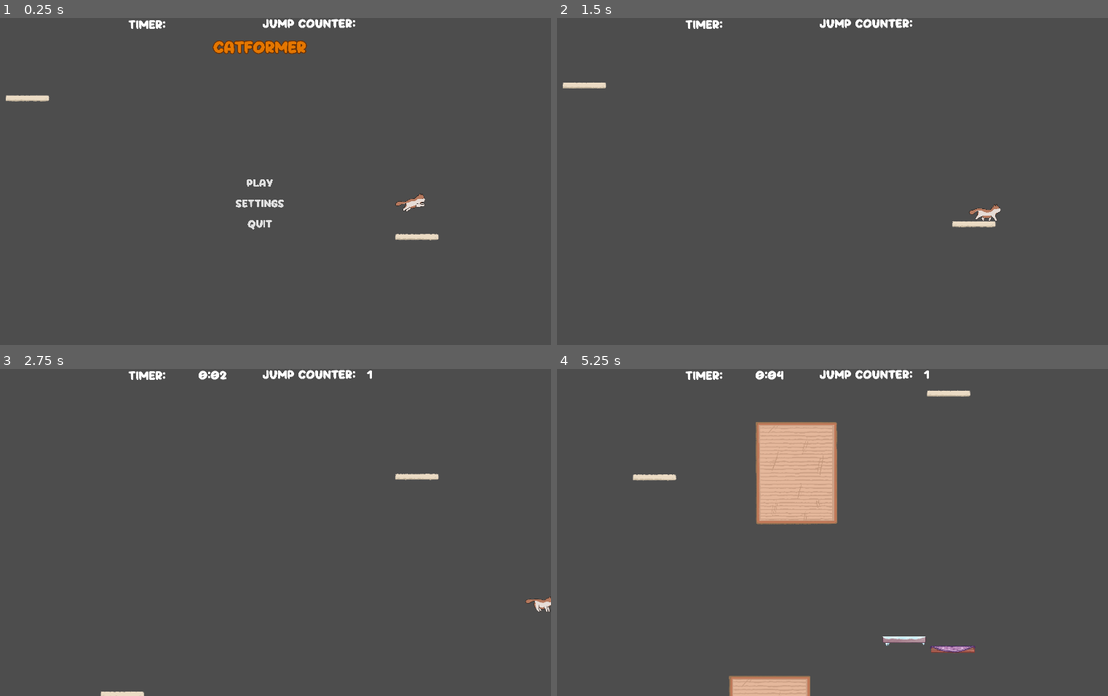
Above: before the commit, frames 1-4 (two rows, left to right).
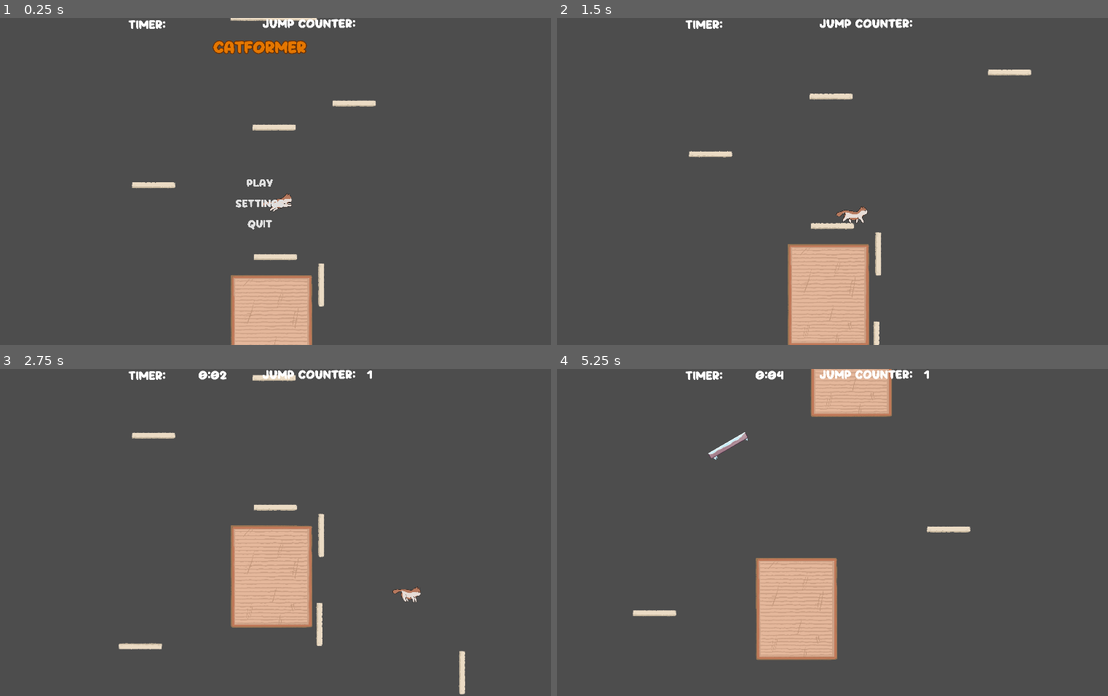
Above: after the commit, the same moments.

Repository: speedacm/Game-Dev-Catformer
Game: Godot game, scene res://Scenes/main.tscn
Same seed, same stepped clock (60 frames per second), same inputs: the game is played once before the commit and once after it.
Inputs (mouse positions are in pixels of both pictures, inside the frame that each line leads up to):
- Up to frame 1 (0.25 s): no input
- Up to frame 2 (1.5 s): click "Play" at 0.5 s; move the mouse to (942, 165) at 1.27 s; hold D (right) from 1.28 s (still down); tap C (c) at 1.35 s; click (942, 165) at 1.42 s
- Up to frame 3 (2.75 s): release D (right) at 2 s; drag from (143, 548) to (231, 597) at 2.02 s
- Up to frame 4 (5.25 s): move the mouse to (876, 460) at 2.77 s; hold A (left) 2.78-3.5 s; tap C (c) at 2.85, 4.55 s; drag from (788, 597) to (639, 483) at 3.52 s; move the mouse to (992, 581) at 4.27 s; hold D (right) 4.28-5 s; tap Space (space) at 4.35 s; drag from (639, 483) to (727, 450) at 5.02 s

The runs differ from the first frame. In frame 1, 4.5% of the frame differs, in the area x 1-80%, y 0-100%; in frame 2, 5.9%; in frame 3, 6.1%; in frame 4, 13%, in the area x 13-76%, y 0-100%.

Commit message:
Revert "Level design (#38)"
This reverts commit fcaba3e7318f09a69b7cf3a586d08bdc21594704.

Diff:
--- a/Scenes/Cat.tscn
+++ b/Scenes/Cat.tscn
@@ -16,8 +16,7 @@
 vel_multiplier = 2.0
 
 [node name="player" parent="." instance=ExtResource("3_ve8hx")]
-position = Vector2(877, -23097)
-
+position = Vector2(0, -18500)
 
 [node name="Trajectory" parent="." instance=ExtResource("4_0du1n")]
 points = PackedVector2Array(-31, -16033)
--- a/Scenes/level_2.tscn
+++ b/Scenes/level_2.tscn
@@ -30,10 +30,6 @@
 [node name="Node2D" parent="." instance=ExtResource("4_6ki0e")]
 position = Vector2(1213, -8516)
 
-[node name="platform17" parent="." instance=ExtResource("1_2uu0x")]
-position = Vector2(1781, -1808)
-rotation = -1.5708
-
 [node name="platform4" parent="." instance=ExtResource("1_2uu0x")]
 position = Vector2(1659, -1642)
 
@@ -41,7 +37,7 @@
 position = Vector2(-962, -1636)
 
 [node name="lowfricplat" parent="." instance=ExtResource("2_qhm5k")]
-position = Vector2(-448, -2703)
+position = Vector2(-444, -2789)
 
 [node name="platform6" parent="." instance=ExtResource("1_2uu0x")]
 position = Vector2(-1316, -2426)
@@ -60,6 +56,7 @@
 
 [node name="lowfricplat3" parent="." instance=ExtResource("2_qhm5k")]
 position = Vector2(-714, -5945)
+rotation = -0.525967
 
 [node name="Scratch Pad4" parent="." instance=ExtResource("3_e1lhf")]
 position = Vector2(101, -6470)
@@ -101,6 +98,3 @@
 
 [node name="platform16" parent="." instance=ExtResource("1_2uu0x")]
 position = Vector2(-828, -9920)
-
-[node name="platform18" parent="." instance=ExtResource("1_2uu0x")]
-position = Vector2(-1259, -9683)
--- a/Scenes/level_3.tscn
+++ b/Scenes/level_3.tscn
@@ -1,10 +1,7 @@
-[gd_scene load_steps=5 format=3 uid="uid://cs02sbkdnpr5c"]
+[gd_scene load_steps=3 format=3 uid="uid://cs02sbkdnpr5c"]
 
 [ext_resource type="PackedScene" uid="uid://cxuchcpo4q2cs" path="res://Scenes/platform.tscn" id="1_e4frk"]
 [ext_resource type="PackedScene" uid="uid://cp13perh2nvvy" path="res://Scenes/movingPlatform.tscn" id="2_svbia"]
-[ext_resource type="PackedScene" uid="uid://cdqydwartk8a6" path="res://Scenes/highfric.tscn" id="3_wdpxp"]
-[ext_resource type="PackedScene" path="res://Scenes/jumpguide.tscn" id="4_7u5rx"]
-
 
 [node name="level_3" type="Node2D"]
 
@@ -15,8 +12,7 @@
 position = Vector2(414, 7)
 
 [node name="platform" parent="MovingPlatform2" index="0"]
-position = Vector2(884.32, 0)
-
+position = Vector2(1040.2, 0)
 
 [node name="platform2" parent="." instance=ExtResource("1_e4frk")]
 position = Vector2(0, -558)
@@ -26,116 +22,10 @@
 position = Vector2(-934, -589)
 
 [node name="platform" parent="MovingPlatform" index="0"]
-position = Vector2(884.32, 0)
-
+position = Vector2(1, 150)
 
 [node name="AnimationPlayer" parent="MovingPlatform/platform" index="2"]
 autoplay = "vert1"
 
-[node name="MovingPlatform3" parent="." instance=ExtResource("2_svbia")]
-position = Vector2(-1415, -2067)
-
-[node name="platform" parent="MovingPlatform3" index="0"]
-position = Vector2(884.32, 0)
-
-[node name="AnimationPlayer" parent="MovingPlatform3/platform" index="2"]
-autoplay = "vert2"
-
-[node name="platform4" parent="." instance=ExtResource("1_e4frk")]
-position = Vector2(-1001, -2270)
-
-[node name="MovingPlatform4" parent="." instance=ExtResource("2_svbia")]
-position = Vector2(-1001, -2716)
-
-[node name="platform" parent="MovingPlatform4" index="0"]
-position = Vector2(1279.22, 0)
-
-[node name="AnimationPlayer" parent="MovingPlatform4/platform" index="2"]
-autoplay = "hor3"
-
-[node name="MovingPlatform5" parent="." instance=ExtResource("2_svbia")]
-position = Vector2(1556, -3126)
-
-[node name="platform" parent="MovingPlatform5" index="0"]
-position = Vector2(520.6, 0)
-
-[node name="AnimationPlayer" parent="MovingPlatform5/platform" index="2"]
-autoplay = "vert3"
-
-[node name="MovingPlatform6" parent="." instance=ExtResource("2_svbia")]
-position = Vector2(250, -3946)
-
-[node name="platform" parent="MovingPlatform6" index="0"]
-position = Vector2(12, 166)
-
-[node name="AnimationPlayer" parent="MovingPlatform6/platform" index="2"]
-autoplay = "vert5"
-
-[node name="platform5" parent="." instance=ExtResource("1_e4frk")]
-position = Vector2(942, -3708)
-
-[node name="MovingPlatform7" parent="." instance=ExtResource("2_svbia")]
-position = Vector2(-509, -4538)
-
-[node name="platform" parent="MovingPlatform7" index="0"]
-position = Vector2(293, 372)
-
-[node name="AnimationPlayer" parent="MovingPlatform7/platform" index="2"]
-autoplay = "vert6"
-
-[node name="MovingPlatform8" parent="." instance=ExtResource("2_svbia")]
-position = Vector2(-1188, -4774)
-
-[node name="platform" parent="MovingPlatform8" index="0"]
-position = Vector2(1, 160.714)
-
-[node name="AnimationPlayer" parent="MovingPlatform8/platform" index="2"]
-autoplay = "vert5"
-
-[node name="platform6" parent="." instance=ExtResource("1_e4frk")]
-position = Vector2(-1627, -4624)
-
-[node name="MovingPlatform9" parent="." instance=ExtResource("2_svbia")]
-position = Vector2(-1633, -5526)
-
-[node name="platform" parent="MovingPlatform9" index="0"]
-position = Vector2(3000, 0)
-
-[node name="AnimationPlayer" parent="MovingPlatform9/platform" index="2"]
-autoplay = "hor4"
-
-[node name="highfricplat" parent="." instance=ExtResource("3_wdpxp")]
-position = Vector2(-1, -6005)
-
-[node name="MovingPlatform10" parent="." instance=ExtResource("2_svbia")]
-position = Vector2(1367, -6529)
-
-[node name="platform" parent="MovingPlatform10" index="0"]
-position = Vector2(-3000, 0)
-
-[node name="AnimationPlayer" parent="MovingPlatform10/platform" index="2"]
-autoplay = "hor5"
-
-[node name="Node2D" parent="." instance=ExtResource("4_7u5rx")]
-position = Vector2(-1635, -6529)
-
-[node name="MovingPlatform11" parent="." instance=ExtResource("2_svbia")]
-position = Vector2(-1633, -7100)
-
-[node name="platform" parent="MovingPlatform11" index="0"]
-position = Vector2(1, 0)
-
-[node name="AnimationPlayer" parent="MovingPlatform11/platform" index="2"]
-autoplay = "hor6"
-
 [editable path="MovingPlatform2"]
 [editable path="MovingPlatform"]
-[editable path="MovingPlatform3"]
-[editable path="MovingPlatform4"]
-[editable path="MovingPlatform5"]
-[editable path="MovingPlatform6"]
-[editable path="MovingPlatform7"]
-[editable path="MovingPlatform8"]
-[editable path="MovingPlatform9"]
-[editable path="MovingPlatform10"]
-[editable path="MovingPlatform11"]
--- a/Scenes/map.tscn
+++ b/Scenes/map.tscn
@@ -56,6 +56,9 @@
 [node name="platform12" parent="." instance=ExtResource("2_kcbli")]
 position = Vector2(-705, -2867)
 
+[node name="platform13" parent="." instance=ExtResource("2_kcbli")]
+position = Vector2(1028, -3381)
+
 [node name="Node2D" parent="." instance=ExtResource("4_4jxh7")]
 position = Vector2(713, -7274)
 
@@ -78,7 +81,7 @@
 position = Vector2(234, -4189)
 
 [node name="highfricplat4" parent="." instance=ExtResource("6_hdb2k")]
-position = Vector2(-362, -7623)
+position = Vector2(-502, -7677)
 
 [node name="highfricplat3" parent="." instance=ExtResource("6_hdb2k")]
 position = Vector2(-608, -6255)
@@ -94,18 +97,15 @@
 position = Vector2(160.272, -955)
 scale = Vector2(0.943394, 1)
 
+[node name="highfricplat" parent="." instance=ExtResource("6_hdb2k")]
+position = Vector2(573, -4184)
+
 [node name="lowfricplat3" parent="." instance=ExtResource("5_q510l")]
 position = Vector2(-215, -5362)
 
 [node name="lowfricplat5" parent="." instance=ExtResource("5_q510l")]
-position = Vector2(-83, -7588)
+position = Vector2(-140, -7624)
 scale = Vector2(0.943394, 1)
 
 [node name="WidthGuide" parent="." instance=ExtResource("7_o437w")]
 position = Vector2(15, 0)
-
-[node name="highfricplat5" parent="." instance=ExtResource("6_hdb2k")]
-position = Vector2(1027, -3374)
-
-[node name="platform13" parent="." instance=ExtResource("2_kcbli")]
-position = Vector2(-705, -3561)
--- a/Scenes/movingPlatform.tscn
+++ b/Scenes/movingPlatform.tscn
@@ -1,7 +1,23 @@
-[gd_scene load_steps=16 format=3 uid="uid://cp13perh2nvvy"]
-
+[gd_scene load_steps=7 format=3 uid="uid://cp13perh2nvvy"]
 
 [ext_resource type="PackedScene" uid="uid://cxuchcpo4q2cs" path="res://Scenes/platform.tscn" id="1_i30jq"]
+
+[sub_resource type="Animation" id="Animation_dg2ue"]
+resource_name = "movementLoop"
+length = 2.0
+loop_mode = 1
+tracks/0/type = "value"
+tracks/0/imported = false
+tracks/0/enabled = true
+tracks/0/path = NodePath(".:position")
+tracks/0/interp = 1
+tracks/0/loop_wrap = true
+tracks/0/keys = {
+"times": PackedFloat32Array(0, 1, 2),
+"transitions": PackedFloat32Array(1, 1, 1),
+"update": 0,
+"values": [Vector2(1, 0), Vector2(327, -352), Vector2(1, 0)]
+}
 
 [sub_resource type="Animation" id="Animation_lsfr0"]
 resource_name = "hor1"
@@ -18,6 +34,23 @@
 "transitions": PackedFloat32Array(1, 1, 1),
 "update": 0,
 "values": [Vector2(1, 0), Vector2(1300, 0), Vector2(1, 0)]
+}
+
+[sub_resource type="Animation" id="Animation_pxovf"]
+resource_name = "vert1"
+length = 3.0
+loop_mode = 1
+tracks/0/type = "value"
+tracks/0/imported = false
+tracks/0/enabled = true
+tracks/0/path = NodePath(".:position")
+tracks/0/interp = 1
+tracks/0/loop_wrap = true
+tracks/0/keys = {
+"times": PackedFloat32Array(0, 1.5, 3),
+"transitions": PackedFloat32Array(1, 1, 1),
+"update": 0,
+"values": [Vector2(1, 0), Vector2(1, -750), Vector2(1, 0)]
 }
 
 [sub_resource type="Animation" id="Animation_ogxux"]
@@ -37,221 +70,21 @@
 "values": [Vector2(1, 0), Vector2(1, 300), Vector2(1, 0)]
 }
 
-[sub_resource type="Animation" id="Animation_lvyyl"]
-resource_name = "hor3"
-length = 8.0
-loop_mode = 1
-tracks/0/type = "value"
-tracks/0/imported = false
-tracks/0/enabled = true
-tracks/0/path = NodePath(".:position")
-tracks/0/interp = 1
-tracks/0/loop_wrap = true
-tracks/0/keys = {
-"times": PackedFloat32Array(0, 4, 8),
-"transitions": PackedFloat32Array(1, 1, 1),
-"update": 0,
-"values": [Vector2(0, 0), Vector2(2000, 0), Vector2(0, 0)]
-}
-
-[sub_resource type="Animation" id="Animation_dg2ue"]
-resource_name = "movementLoop"
-length = 2.0
-loop_mode = 1
-tracks/0/type = "value"
-tracks/0/imported = false
-tracks/0/enabled = true
-tracks/0/path = NodePath(".:position")
-tracks/0/interp = 1
-tracks/0/loop_wrap = true
-tracks/0/keys = {
-"times": PackedFloat32Array(0, 1, 2),
-"transitions": PackedFloat32Array(1, 1, 1),
-"update": 0,
-"values": [Vector2(1, 0), Vector2(327, -352), Vector2(1, 0)]
-}
-
-[sub_resource type="Animation" id="Animation_pxovf"]
-resource_name = "vert1"
-length = 3.0
-
-loop_mode = 1
-tracks/0/type = "value"
-tracks/0/imported = false
-tracks/0/enabled = true
-tracks/0/path = NodePath(".:position")
-tracks/0/interp = 1
-tracks/0/loop_wrap = true
-tracks/0/keys = {
-
-"times": PackedFloat32Array(0, 1.5, 3),
-"transitions": PackedFloat32Array(1, 1, 1),
-"update": 0,
-"values": [Vector2(1, 0), Vector2(1, -750), Vector2(1, 0)]
-}
-
-[sub_resource type="Animation" id="Animation_r5cdj"]
-resource_name = "vert2"
-
-length = 3.0
-loop_mode = 1
-tracks/0/type = "value"
-tracks/0/imported = false
-tracks/0/enabled = true
-tracks/0/path = NodePath(".:position")
-tracks/0/interp = 1
-tracks/0/loop_wrap = true
-tracks/0/keys = {
-"times": PackedFloat32Array(0, 1.5, 3),
-"transitions": PackedFloat32Array(1, 1, 1),
-"update": 0,
-"values": [Vector2(1, 0), Vector2(1, 750), Vector2(1, 0)]
-}
-
-[sub_resource type="Animation" id="Animation_fmeo7"]
-resource_name = "vert3"
-length = 1.5
-loop_mode = 1
-tracks/0/type = "value"
-tracks/0/imported = false
-tracks/0/enabled = true
-tracks/0/path = NodePath(".:position")
-tracks/0/interp = 1
-tracks/0/loop_wrap = true
-tracks/0/keys = {
-"times": PackedFloat32Array(0, 0.7, 1.5),
-"transitions": PackedFloat32Array(1, 1, 1),
-"update": 0,
-"values": [Vector2(1, 0), Vector2(1, 375), Vector2(1, 0)]
-}
-
-[sub_resource type="Animation" id="Animation_mbjvm"]
-resource_name = "vert4"
-length = 2.0
-loop_mode = 1
-tracks/0/type = "value"
-tracks/0/imported = false
-tracks/0/enabled = true
-tracks/0/path = NodePath(".:position")
-tracks/0/interp = 1
-tracks/0/loop_wrap = true
-tracks/0/keys = {
-"times": PackedFloat32Array(0, 1, 2),
-"transitions": PackedFloat32Array(1, 1, 1),
-"update": 0,
-"values": [Vector2(1, 0), Vector2(1, -450), Vector2(1, 0)]
-}
-
-[sub_resource type="Animation" id="Animation_eoisa"]
-resource_name = "vert5"
-
-length = 2.0
-loop_mode = 1
-tracks/0/type = "value"
-tracks/0/imported = false
-tracks/0/enabled = true
-tracks/0/path = NodePath(".:position")
-tracks/0/interp = 1
-tracks/0/loop_wrap = true
-tracks/0/keys = {
-"times": PackedFloat32Array(0, 1, 2),
-"transitions": PackedFloat32Array(1, 1, 1),
-"update": 0,
-"values": [Vector2(1, 0), Vector2(1, 450), Vector2(1, 0)]
-}
-
-[sub_resource type="Animation" id="Animation_hvcew"]
-resource_name = "vert6"
-length = 2.5
-loop_mode = 1
-tracks/0/type = "value"
-tracks/0/imported = false
-tracks/0/enabled = true
-tracks/0/path = NodePath(".:position")
-tracks/0/interp = 1
-tracks/0/loop_wrap = true
-tracks/0/keys = {
-"times": PackedFloat32Array(0, 1.25, 2.5),
-"transitions": PackedFloat32Array(1, 1, 1),
-"update": 0,
-"values": [Vector2(1, 0), Vector2(1, 450), Vector2(1, 0)]
-}
-
-[sub_resource type="Animation" id="Animation_i3ju7"]
-resource_name = "hor4"
-length = 10.0
-loop_mode = 1
-tracks/0/type = "value"
-tracks/0/imported = false
-tracks/0/enabled = true
-tracks/0/path = NodePath(".:position")
-tracks/0/interp = 1
-tracks/0/loop_wrap = true
-tracks/0/keys = {
-"times": PackedFloat32Array(0, 5, 10),
-"transitions": PackedFloat32Array(1, 1, 1),
-"update": 0,
-"values": [Vector2(1, 0), Vector2(3000, 0), Vector2(1, 0)]
-}
-
-[sub_resource type="Animation" id="Animation_bn677"]
-resource_name = "hor4_2"
-length = 12.0
-loop_mode = 1
-tracks/0/type = "value"
-tracks/0/imported = false
-tracks/0/enabled = true
-tracks/0/path = NodePath(".:position")
-tracks/0/interp = 1
-tracks/0/loop_wrap = true
-tracks/0/keys = {
-"times": PackedFloat32Array(0, 6, 12),
-"transitions": PackedFloat32Array(1, 1, 1),
-"update": 0,
-"values": [Vector2(1, 0), Vector2(-3000, 0), Vector2(1, 0)]
-}
-
-[sub_resource type="Animation" id="Animation_qme1w"]
-resource_name = "hor5_2"
-length = 15.0
-loop_mode = 1
-tracks/0/type = "value"
-tracks/0/imported = false
-tracks/0/enabled = true
-tracks/0/path = NodePath(".:position")
-tracks/0/interp = 1
-tracks/0/loop_wrap = true
-tracks/0/keys = {
-"times": PackedFloat32Array(0, 7.5, 15),
-"transitions": PackedFloat32Array(1, 1, 1),
-"update": 0,
-"values": [Vector2(1, 0), Vector2(3000, 0), Vector2(1, 0)]
-
-
 [sub_resource type="AnimationLibrary" id="AnimationLibrary_r4ejq"]
 _data = {
 "hor1": SubResource("Animation_lsfr0"),
 "hor2": SubResource("Animation_ogxux"),
-"hor3": SubResource("Animation_lvyyl"),
-"hor4": SubResource("Animation_i3ju7"),
-"hor5": SubResource("Animation_bn677"),
-"hor6": SubResource("Animation_qme1w"),
 "movementLoop": SubResource("Animation_dg2ue"),
-"vert1": SubResource("Animation_pxovf"),
-"vert2": SubResource("Animation_r5cdj"),
-"vert3": SubResource("Animation_fmeo7"),
-"vert4": SubResource("Animation_mbjvm"),
-"vert5": SubResource("Animation_eoisa"),
-"vert6": SubResource("Animation_hvcew")
-
+"vert1": SubResource("Animation_pxovf")
+}
 
 [node name="MovingPlatform" type="Node2D"]
 
 [node name="platform" parent="." instance=ExtResource("1_i30jq")]
-position = Vector2(1250.58, 0)
+position = Vector2(1, -200)
 
 [node name="AnimationPlayer" type="AnimationPlayer" parent="platform"]
-
+autoplay = "hor1"
 libraries = {
 "": SubResource("AnimationLibrary_r4ejq")
 }
Not shown: 1 places in Scenes/kineplayer.tscn that only renumber resources
Not shown: 1 places in Scenes/level_2.tscn that only renumber resources
Not shown: 1 places in Scenes/main.tscn that only renumber resources
Not shown: 1 places in Scenes/map.tscn that only renumber resources
Not shown: 1 places in Scenes/scratch_pad.tscn that only renumber resources
Not shown: 1 places in Scenes/ui/themes/theme_one.tres that only renumber resources
